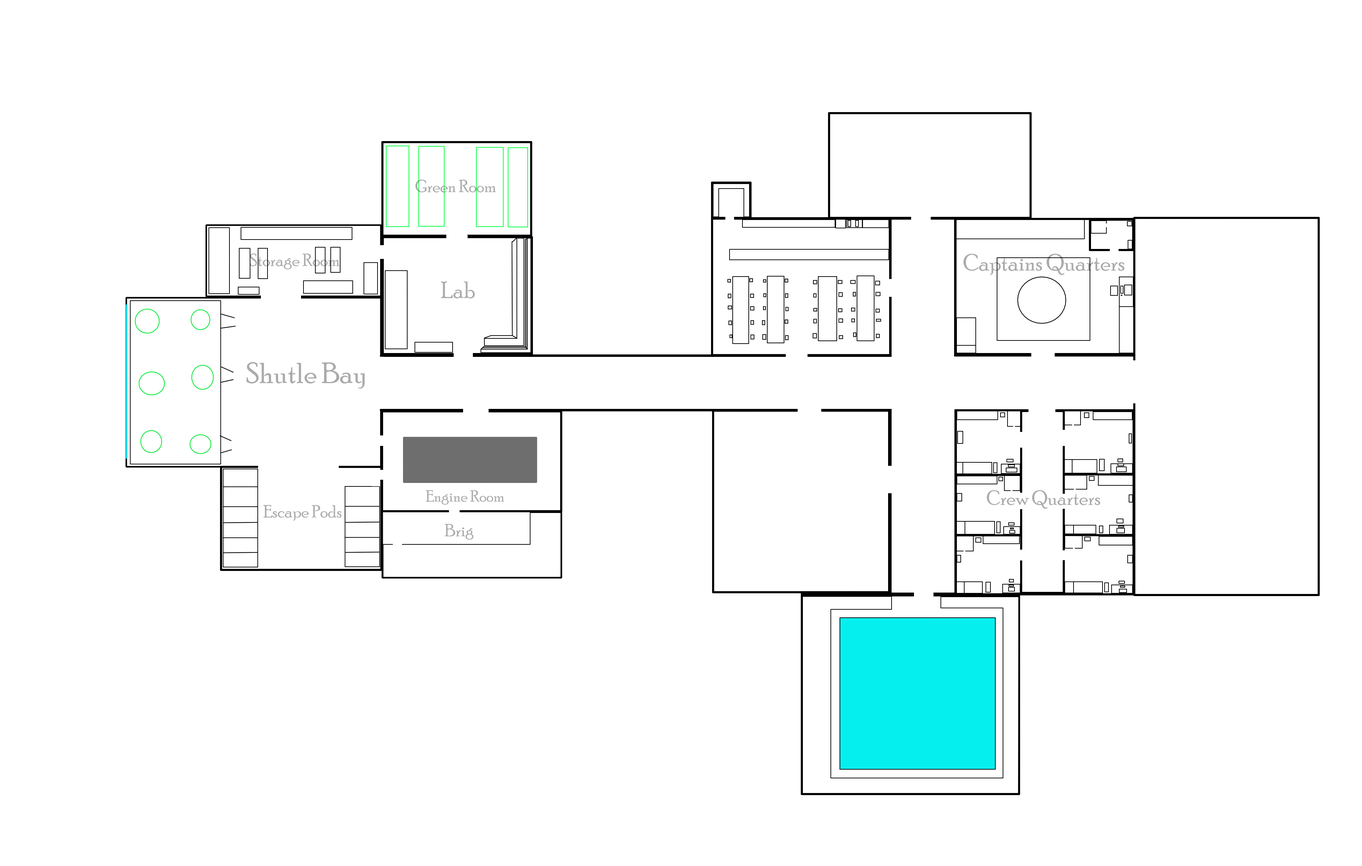
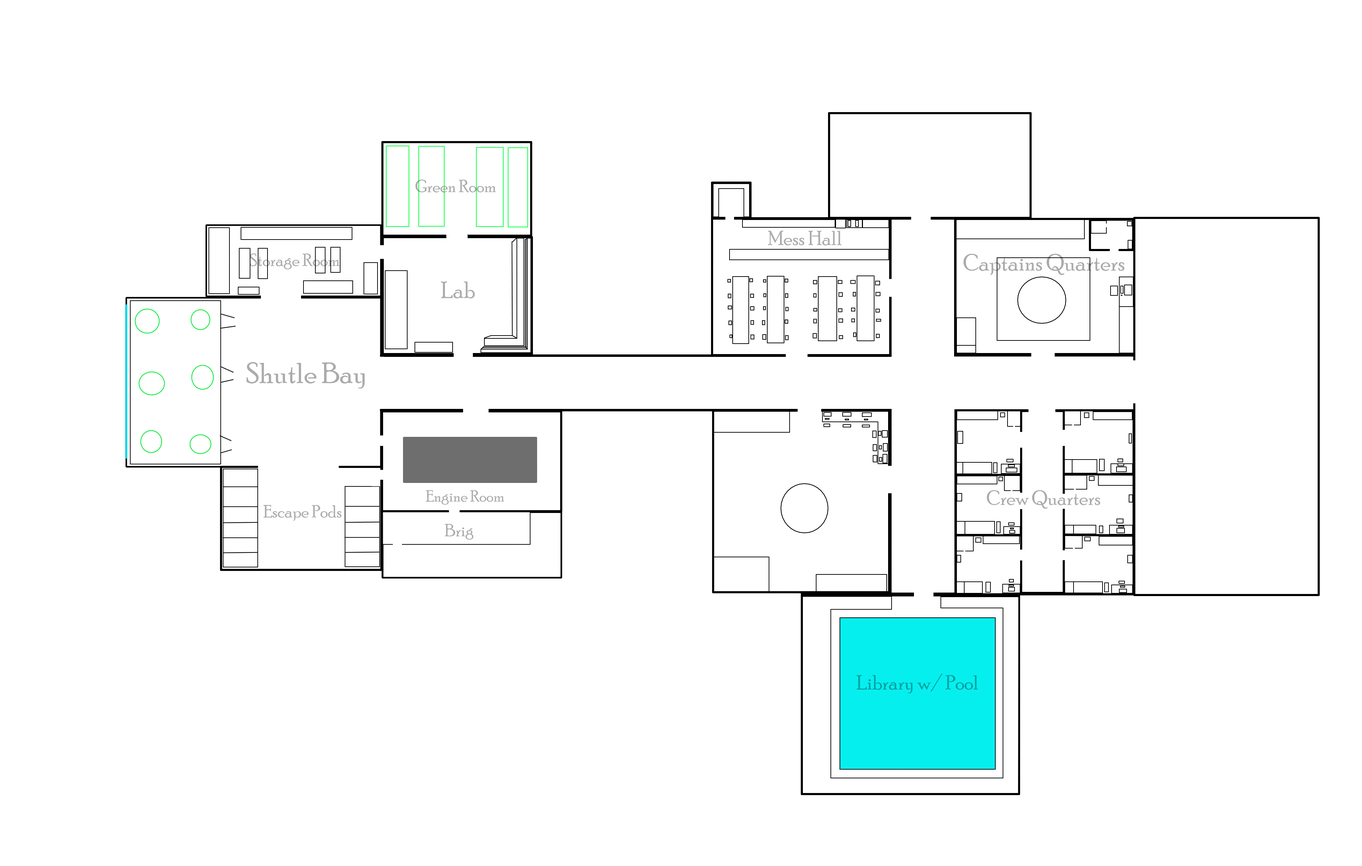
Two versions of the same layered image (w=1362, h=866). Layer-by-layer changes:
painted on "Paint Layer 1" over left=714, top=230, right=979, bottom=694
